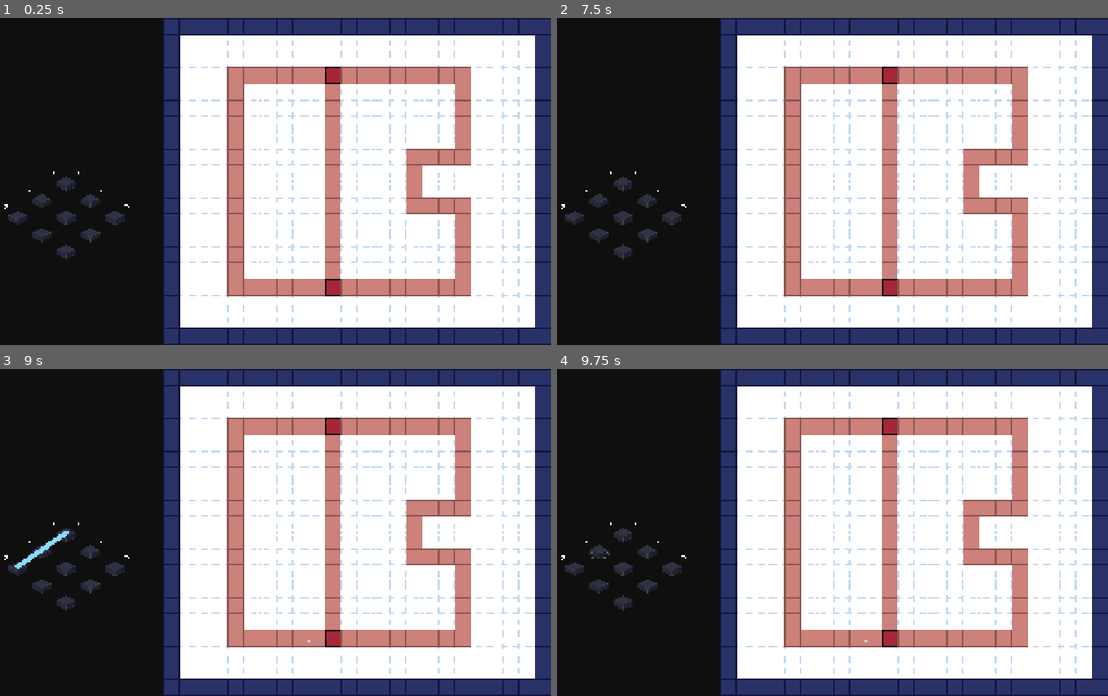
Above: before the commit, frames 1-4 (two rows, left to right).
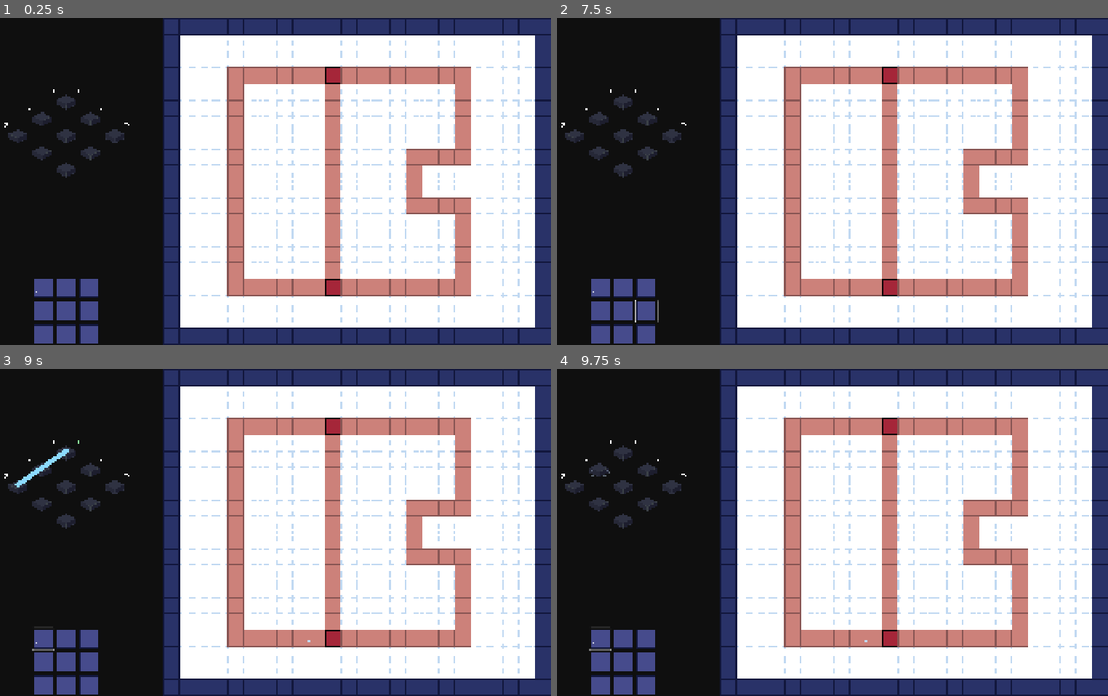
Above: after the commit, the same moments.

Repository: ClemiDouce/halloween-game-jam-2026
Game: Godot game, scene res://scenes/world.tscn
Two runs of this game, one before a commit and one after it. Both use one fixed random seed, a clock stepped at 60 frames per second and the inputs below.
Inputs (mouse positions are in pixels of both pictures, inside the frame that each line leads up to):
- Up to frame 1 (0.25 s): no input
- Up to frame 2 (7.5 s): click (601, 289) at 0.5 s, where only the run after the commit has a clickable "B"; click (623, 289) at 1.27 s; click (645, 289) at 2.02 s; click (601, 312) at 2.77 s; click (623, 312) at 3.52 s; click (645, 312) at 4.27 s; click (601, 335) at 5.02 s; click (623, 335) at 5.77 s; click (645, 335) at 6.52 s; tap Enter at 7.25 s; hold Up (ui_up) from 7.28 s (still down); tap D (destroy_building) at 7.35 s
- Up to frame 3 (9 s): tap Space at 8 s; release Up (ui_up) at 8.03 s; hold Down (ui_down) 8.03-8.78 s; tap Tab (next_path) at 8.1 s; tap Enter at 8.75 s; hold Up (ui_up) from 8.78 s (still down); tap 1 (select_slot_1) at 8.85 s
- Up to frame 4 (9.75 s): keep holding Up (ui_up); tap Space at 9.5 s; tap 2 (select_slot_2) at 9.6 s

The runs differ from the first frame. In frame 1, 3.7% of the frame differs, in the area x 0-24%, y 21-100%; in frame 2, 3.7%; in frame 3, 3.9%; in frame 4, 3.7%.

Commit message:
Dummy buttons

Diff:
--- a/scenes/base_view.tscn
+++ b/scenes/base_view.tscn
@@ -9,6 +9,7 @@
 [ext_resource type="Texture2D" uid="uid://cxa3eu2633xsj" path="res://assets/art/placeholder/1_icon_0001.png" id="7_6bjk0"]
 [ext_resource type="Texture2D" uid="uid://xoucdo8pr1b3" path="res://assets/art/placeholder/2_icon_0001.png" id="8_grwde"]
 [ext_resource type="Texture2D" uid="uid://drf5cfa2h6jd0" path="res://assets/art/placeholder/3_icon_0001.png" id="9_5836b"]
+[ext_resource type="Texture2D" uid="uid://buk3ugop4ljdx" path="res://assets/art/icons/empty_icon.png" id="10_grwde"]
 
 [node name="BaseView" type="Control" unique_id=526506978 node_paths=PackedStringArray("slot_holder", "selection_line")]
 layout_mode = 3
@@ -33,6 +34,97 @@
 offset_right = 640.0
 grow_vertical = 2
 
+[node name="GridContainer" type="GridContainer" parent="Control" unique_id=2126558715]
+layout_mode = 2
+size_flags_horizontal = 4
+size_flags_vertical = 8
+columns = 3
+
+[node name="Sprite2D" type="Button" parent="Control/GridContainer" unique_id=1446235235]
+layout_mode = 2
+tooltip_text = "Creates a building"
+button_mask = 0
+icon = ExtResource("10_grwde")
+flat = true
+alignment = 0
+icon_alignment = 1
+
+[node name="Label" type="Label" parent="Control/GridContainer/Sprite2D" unique_id=1231529286]
+layout_mode = 1
+anchors_preset = 2
+anchor_top = 1.0
+anchor_bottom = 1.0
+offset_left = 8.0
+offset_top = -31.0
+offset_right = 48.0
+offset_bottom = -8.0
+grow_vertical = 0
+text = "B"
+
+[node name="Sprite2D2" type="Button" parent="Control/GridContainer" unique_id=470758843]
+layout_mode = 2
+button_mask = 0
+icon = ExtResource("10_grwde")
+flat = true
+alignment = 0
+icon_alignment = 1
+
+[node name="Sprite2D3" type="Button" parent="Control/GridContainer" unique_id=1483870162]
+layout_mode = 2
+button_mask = 0
+icon = ExtResource("10_grwde")
+flat = true
+alignment = 0
+icon_alignment = 1
+
+[node name="Sprite2D4" type="Button" parent="Control/GridContainer" unique_id=972515254]
+layout_mode = 2
+button_mask = 0
+icon = ExtResource("10_grwde")
+flat = true
+alignment = 0
+icon_alignment = 1
+
+[node name="Sprite2D5" type="Button" parent="Control/GridContainer" unique_id=829682967]
+layout_mode = 2
+button_mask = 0
+icon = ExtResource("10_grwde")
+flat = true
+alignment = 0
+icon_alignment = 1
+
+[node name="Sprite2D6" type="Button" parent="Control/GridContainer" unique_id=404323449]
+layout_mode = 2
+button_mask = 0
+icon = ExtResource("10_grwde")
+flat = true
+alignment = 0
+icon_alignment = 1
+
+[node name="Sprite2D7" type="Button" parent="Control/GridContainer" unique_id=1017890876]
+layout_mode = 2
+button_mask = 0
+icon = ExtResource("10_grwde")
+flat = true
+alignment = 0
+icon_alignment = 1
+
+[node name="Sprite2D8" type="Button" parent="Control/GridContainer" unique_id=705986057]
+layout_mode = 2
+button_mask = 0
+icon = ExtResource("10_grwde")
+flat = true
+alignment = 0
+icon_alignment = 1
+
+[node name="Sprite2D9" type="Button" parent="Control/GridContainer" unique_id=1891903887]
+layout_mode = 2
+button_mask = 0
+icon = ExtResource("10_grwde")
+flat = true
+alignment = 0
+icon_alignment = 1
+
 [node name="Line2D" type="Line2D" parent="." unique_id=505038245]
 width = 16.0
 default_color = Color(0.54901963, 0.85490197, 1, 1)
--- a/scripts/base_building/base_visualizer.gd
+++ b/scripts/base_building/base_visualizer.gd
@@ -35,7 +35,7 @@
 	slot_holder.add_child(_cursor)
 	_cursor.hide()
 
-	_origin = Vector2(slot_holder.size.x / 2, slot_holder.size.y / 2)
+	_origin = Vector2(slot_holder.size.x / 2, slot_holder.size.y / 4)
 	for x in range(BaseManager.BUILDING_GRID_X):
 		for y in range(BaseManager.BUILDING_GRID_Y):
 			var sprite = Sprite2D.new()
Binary file added: assets/art/icons/empty_icon.png
Not shown, added: assets/art/icons/empty_icon.png.import
Not shown, added: assets/art/icons/empty_icon.pxo
